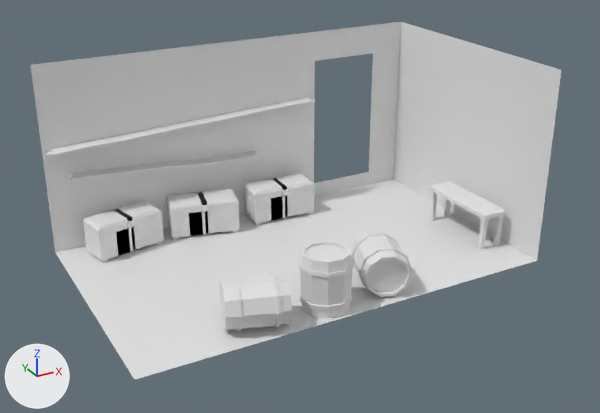
One commit to the FBX model Assets/Models/Level-3.fbx: the scene before it, then after it.
The view is the same before and after, from a 50 mm camera at (-4.5, -19.6, 8.21) aimed at (3.2, -5.59, 1.2). The axes (+X, +Y, +Z) are drawn at lower left. The lights are the same throughout. The picture after the commit comes second. Where no turn or scale is listed for an object, it has been applied to the vertices.

The scene before the commit, as lines of its bpy script (objects in view):
```python
me_cube_001 = bpy.data.meshes.new('Cube.001')
me_cube_001.from_pydata(...)  # 252 vertices, 246 faces; spans x -0.94..0.72, y -0.48..0.55, z -0.44..0.4
me_cube_001.materials.append(mat_material_003)  # white #e7e7e7
me_cube_002 = bpy.data.meshes.new('Cube.002')
me_cube_002.from_pydata(...)  # 64 vertices, 54 faces; spans x -0.43..0.19, y -0.99..1.02, z 0.0..0.85
me_cube_002.materials.append(mat_table_002)  # white #e7e7e7
me_cube_006 = bpy.data.meshes.new('Cube.006')
me_cube_006.from_pydata(...)  # 11 vertices, 6 faces; spans x -4.17..4.79, y -10.65..-5.27, z -1.0..3.17
me_cube_007 = bpy.data.meshes.new('Cube.007')
me_cube_007.from_pydata(...)  # 32 vertices, 30 faces; spans x -0.98..1.1, y -0.21..0.48, z -0.05..0.05
me_cube_007.materials.append(mat_table_007)  # white #e7e7e7
ob_chest_001 = bpy.data.objects.new('Chest.001', me_cube_001)
ob_chest_001.location = (2.06, -3.27, 0.4)
ob_interior = bpy.data.objects.new('Interior', me_cube_006)
ob_interior.location = (2.83, 2.55, 0.96)
ob_shelf_003 = bpy.data.objects.new('Shelf.003', me_cube_007)
ob_shelf_003.location = (2.04, -2.81, 2.44)
ob_shelf_003.rotation_euler = (0.0, -0.0419, 0.0)  # degrees (0, -2.4, 0)
ob_shelf_003.scale = (-1.13, -0.536, -0.453)
ob_table = bpy.data.objects.new('Table', me_cube_002)
ob_table.location = (7.3, -6.21, -0.04)
# also in view: 'Barell.001' at (2.67, -7.57, 0.56); 'Shelf.004' at (2.43, -2.86, 1.51); 'Shelf.002' at (-0.15, -2.9, 2.35); 'Barell' at (1.19, -7.54, 0.46); 'Chest.002' at (0.09, -3.25, 0.38)
```
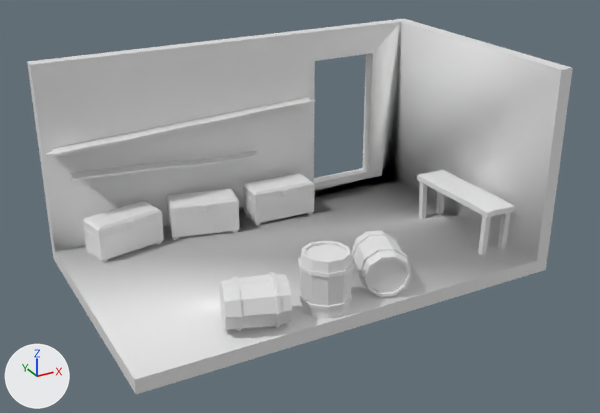
Where the newer file only moved an object's origin or applied its transform, the numbers keep the older frame.

The edits, one by one:
me_cube_001 has 252 vertices, 246 faces and spans x -0.94..0.72, y -0.48..0.55, z -0.44..0.4.
me_cube_001 is used by ob_chest_001; location (2.06, -3.27, 0.4).
me_cube_001 no longer uses material mat_material_003 (white #e7e7e7).
Part 7, on me_cube_001:
122 faces are deleted.
122 new faces join them.
me_cube_002 is used by ob_table; location (7.3, -6.21, -0.04).
me_cube_002 had 64 vertices, 54 faces and spanned x -0.43..0.19, y -0.99..1.02, z 0.0..0.85.
me_cube_002 no longer uses material mat_table_002 (white #e7e7e7).
me_cube_002 now has 64 vertices, 54 faces and spans x -0.61..0.17, y -1.24..1.27, z 0.0..1.06.
me_cube_002 part 2: the loose piece of 8 vertices spanning x 0.04..0.14, y -0.93..-0.82, z 0.0..0.75 is scaled about its middle by 1.25, then moved by (-0.04, -0.22, 0.09), in mat_table_010 (white #e7e7e7).
me_cube_002 part 3: the loose piece of 8 vertices spanning x 0.04..0.14, y 0.85..0.97, z 0.0..0.75 is scaled about its middle by 1.25, then moved by (-0.04, 0.23, 0.09), in mat_table_010 (white #e7e7e7).
me_cube_002 part 4: the loose piece of 8 vertices spanning x -0.4..-0.3, y -0.93..-0.8, z 0.0..0.75 is scaled about its middle by 1.25, then moved by (-0.15, -0.22, 0.09), in mat_table_010 (white #e7e7e7).
me_cube_002 part 5: the loose piece of 8 vertices spanning x -0.4..-0.3, y 0.83..0.97, z 0.0..0.75 is scaled about its middle by 1.25, then moved by (-0.15, 0.22, 0.09), in mat_table_010 (white #e7e7e7).
me_cube_002 part 6: the loose piece of 32 vertices spanning x -0.43..0.19, y -0.99..1.02, z 0.75..0.85 is scaled about its middle by 1.25, then moved by (-0.09, 0.0, 0.2), in mat_table_010 (white #e7e7e7).
me_cube_002 gains material mat_table_010 (white #e7e7e7).
me_cube_006 is used by ob_interior; location (2.83, 2.55, 0.96).
me_cube_006 had 11 vertices, 6 faces and spanned x -4.17..4.79, y -10.65..-5.27, z -1.0..3.17.
me_cube_006 now has 33 vertices, 37 faces and spans x -4.17..5.09, y -10.65..-4.97, z -1.3..3.17.
me_cube_006 part 1: 22 vertices added at x -4.17..5.09, y -10.65..-4.97, z -1.3..3.17.
me_cube_006 gains material mat_table_002 (white #e7e7e7).
me_cube_006 gains material mat_table_006 (white #e7e7e7).

Location of each change, [x1, y1, x2, y2] in pixels of the pictures (600 x 413 px; the box of a moved part takes in the faces that stretch with it):
'Interior', reshaped: before [31, 22, 561, 380]; after [27, 19, 573, 394]
'Table', reshaped (25% wider, 24% taller): before [429, 181, 507, 250]; after [417, 169, 515, 255]
part 1 of me_cube_006, added: after [27, 19, 573, 394]
part 2 of me_cube_002, moved or reshaped: before [493, 216, 503, 246]; after [498, 212, 511, 250]
part 3 of me_cube_002, moved or reshaped: before [444, 199, 451, 217]; after [436, 192, 445, 214]
part 4 of me_cube_002, moved or reshaped: before [478, 219, 488, 250]; after [478, 216, 491, 255]
part 5 of me_cube_002, moved or reshaped: before [430, 191, 437, 221]; after [419, 182, 427, 219]
part 6 of me_cube_002, moved or reshaped: before [429, 181, 507, 220]; after [417, 169, 515, 218]
part 7 of me_cube_001, moved or reshaped (mostly hidden): [197, 192, 209, 235] in both
